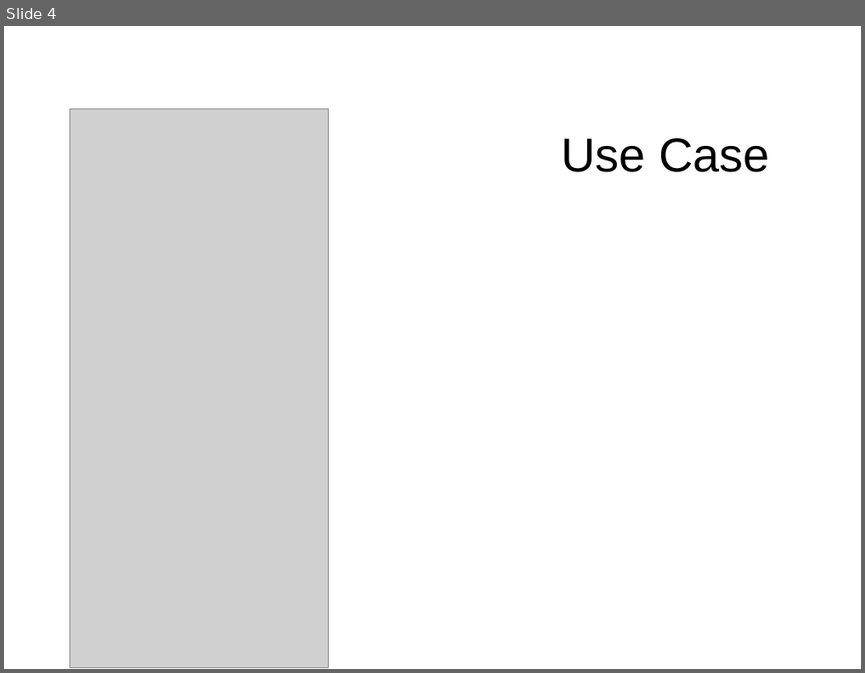
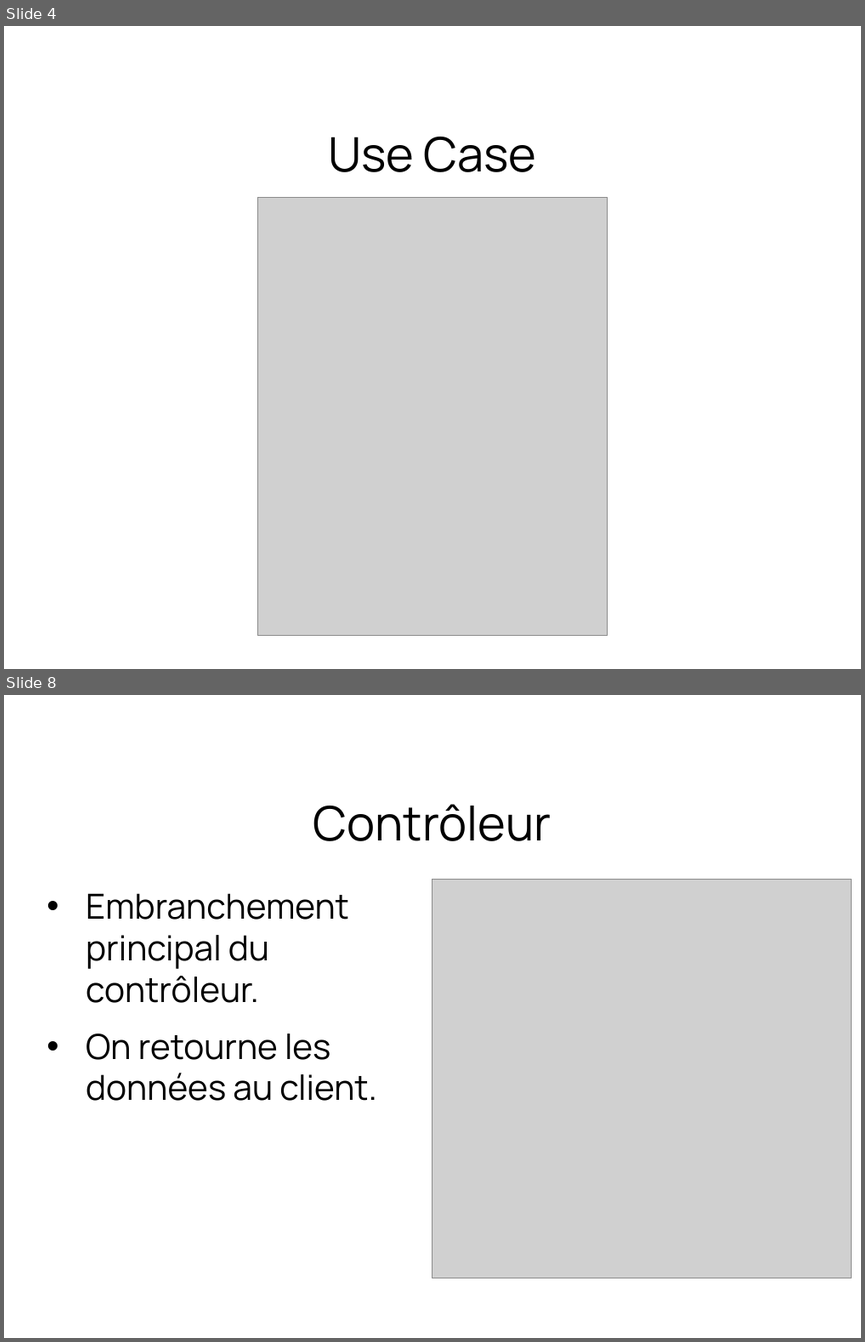
Before and after one commit to Manonrtnt/Rezeed, a slide deck: sql/redeez.odp. Shown one above the other, each under a label of ours: slide 4 before the commit, slides 4 and 8 after it; the slides between them are not shown. The pictures are 865x673 and 865x1342 pixels, drawn with LibreOffice and Linux fonts; fonts in the diff are those of the drawing; grey boxes stand for pictures; background and template pictures are left out. Boxes give left, top, right and bottom in pixels: in the first picture for what was removed or moved away, otherwise in the second. Text is boxed around its words. In the diff, an @@ line names an element or a change of style, - is before the commit and + after.

```diff
--- a/sql/redeez.odp
+++ b/sql/redeez.odp
@@ slide 8 added at (4,695,861,1338), background #FFFFFF @@
@@ title added at (313,804,551,841), 44 pt, text #000000 @@
+Contrôleur
@@ text added at (86,893,377,1100), 32 pt, text #000000 @@
+• Embranchement principal du contrôleur.
+• On retourne les données au client.
@@ picture added at (432,879,851,1278) @@
@@ slide 4 changed as well @@
@@ title "Use Case" at (328,136,536,172): font Arial to Manrope @@
@@ picture: place and size @@
-picture at (70,108,328,668)
+picture at (257,197,608,635)
```
Also in this commit, not shown: 2 other slides changed, 10 other slides added, 1 slide removed, 13 other files.
